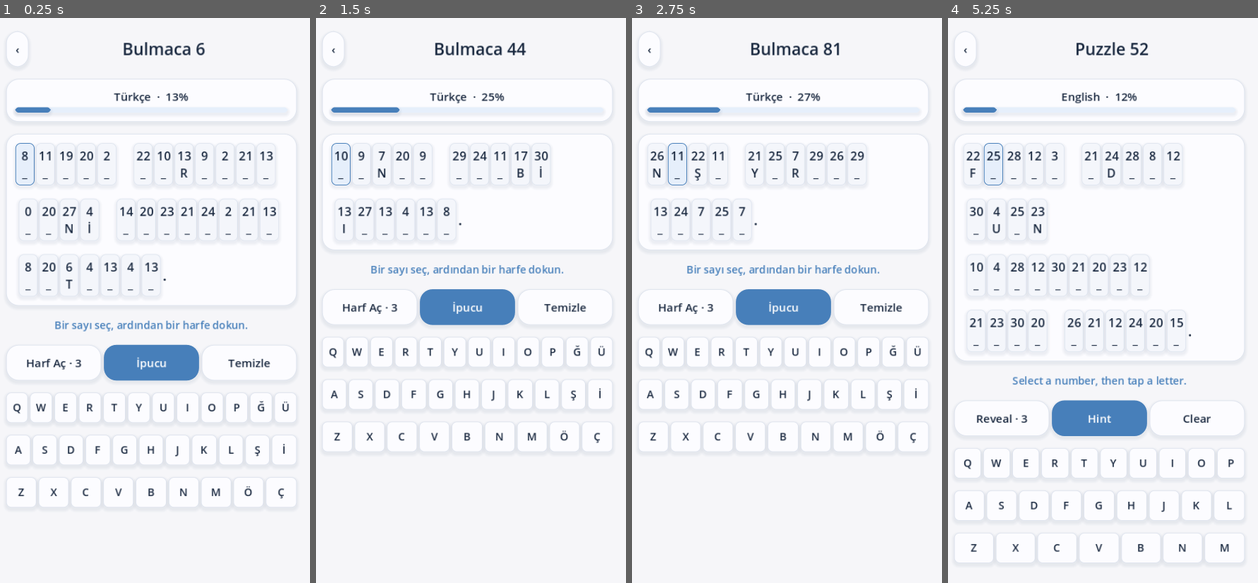
Above: before the commit, frames 1-4 (left to right).
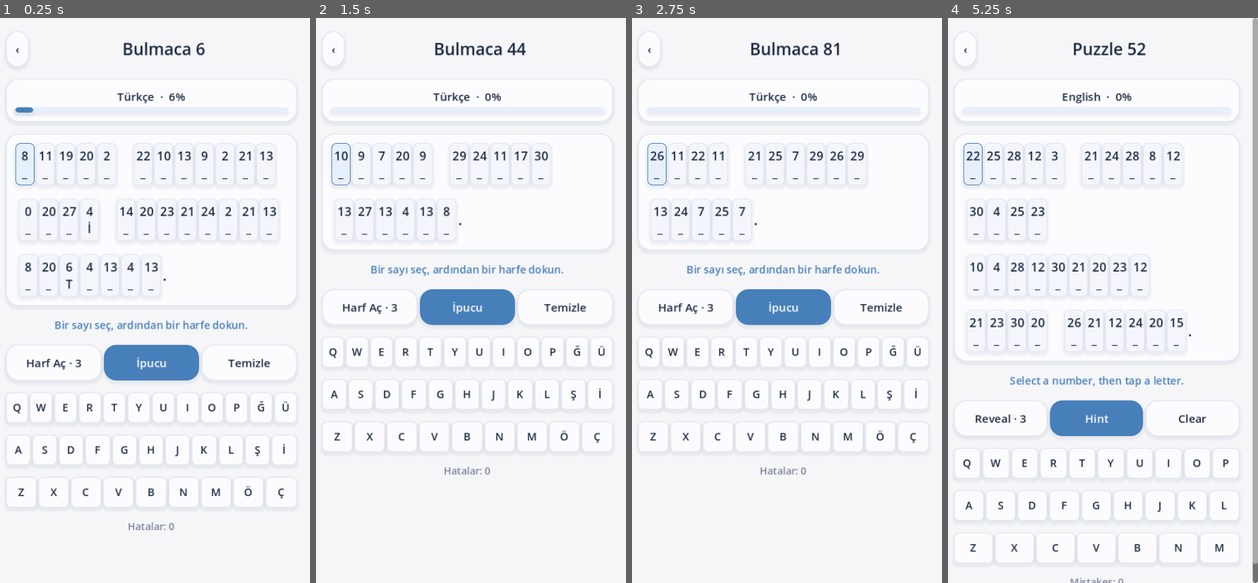
Above: after the commit, the same moments.

Repository: mehtapkirkgoz/cryptogram-mobile
Game: Godot game, scene res://tests/test_ui.tscn
Same seed, same stepped clock (60 frames per second), same inputs: the game is played once before the commit and once after it. This scene is started directly instead of the project's main scene.
Inputs (mouse positions are in pixels of both pictures, inside the frame that each line leads up to):
- Up to frame 1 (0.25 s): no input
- Up to frame 2 (1.5 s): click "6 _" at 0.5 s; click (340, 164) at 1.25 s, where only the run before the commit has a clickable "12 E"
- Up to frame 3 (2.75 s): click "23 _" at 2 s
- Up to frame 4 (5.25 s): click (972, 164) at 2.75 s, where only the run before the commit has a clickable "26 N"; click "▦ Daily Puzzle" at 3.5 s; click (972, 164) at 4.25 s, where only the run before the commit has a clickable "10 F"; click "24 _" at 5 s

The runs differ from the first frame. In frame 1, 0.4% of the frame differs, in the area x 9-61%, y 13-91%; in frame 2, 0.7%; in frame 3, 0.8%; in frame 4, 5.9%, in the area x 4-100%, y 0-100%.
Error before the commit: Invalid access to property or key 'mistake_limit' on a base object of type 'RefCounted (CipherPuzzle)'. (res://scripts/main.gd:311)

Commit message:
Show wrong letters in red and simplify puzzle flow

Diff:
--- a/scripts/main.gd
+++ b/scripts/main.gd
@@ -192,12 +192,12 @@
 	var saved: Dictionary = Progress.state().sessions.get(session_key, {})
 	if not saved.has("schema") or int(saved.schema) != 6:
 		saved = {}
-	game.setup(puzzle.text, Languages.info().alphabet, saved, starter_hints(index), mistake_limit(index))
+	game.setup(puzzle.text, Languages.info().alphabet, saved, starter_hints(index))
 	message = tr_text("instruction")
 	show_game()
 
 func starter_hints(index: int) -> int:
-	return 4
+	return 2 if index < 10 else 1 if index < 35 else 0
 
 func difficulty(index: int) -> String:
 	var labels := {
@@ -207,10 +207,7 @@
 		"fr": ["Facile", "Moyen", "Difficile"],
 		"es": ["Fácil", "Medio", "Difícil"]
 	}
-	return labels.get(Languages.current, labels["en"])[mini(index, 2)]
-
-func mistake_limit(index: int) -> int:
-	return 3 if daily or index > 0 else -1
+	return labels.get(Languages.current, labels["en"])[0 if index < 10 else 1 if index < 35 else 2]
 
 func persist() -> void:
 	Progress.state().sessions[session_key] = game.serialize()
@@ -269,6 +266,8 @@
 			var cell := Button.new()
 			var visible_guess := game.guess_for(cell_index)
 			cell.text = "%d\n%s" % [code, visible_guess if not visible_guess.is_empty() else "_"]
+			if not visible_guess.is_empty() and visible_guess != letter:
+				cell.add_theme_color_override("font_color", Color("c53c50"))
 			cell.custom_minimum_size = Vector2(29, 64)
 			cell.add_theme_font_size_override("font_size", 18)
 			var style := box(PALE if cell_index == game.selected else Color("f4f6fb"), BLUE if cell_index == game.selected else Color("e0e6f0"))
@@ -307,15 +306,7 @@
 				style.set_content_margin_all(1)
 				style.set_corner_radius_all(7)
 				key.add_theme_stylebox_override(state, style)
-	var mistake_text := "%s: %d" % [tr_text("mistakes"), game.mistakes]
-	if game.mistake_limit > 0:
-		mistake_text = "%s: %d / %d" % [tr_text("mistakes"), game.mistakes_left(), game.mistake_limit]
-	label_at(body, mistake_text, 15, MUTED)
-	if game.game_over():
-		label_at(body, "%s: 0 / %d" % [tr_text("mistakes"), game.mistake_limit], 18, Color("b34c5a"))
-		button_at(body, tr_text("continue"), retry_puzzle, true)
-		button_at(body, tr_text("home"), home)
-		return
+	label_at(body, "%s: %d" % [tr_text("mistakes"), game.mistakes], 15, MUTED)
 
 func retry_puzzle() -> void:
 	Progress.state().sessions.erase(session_key)
